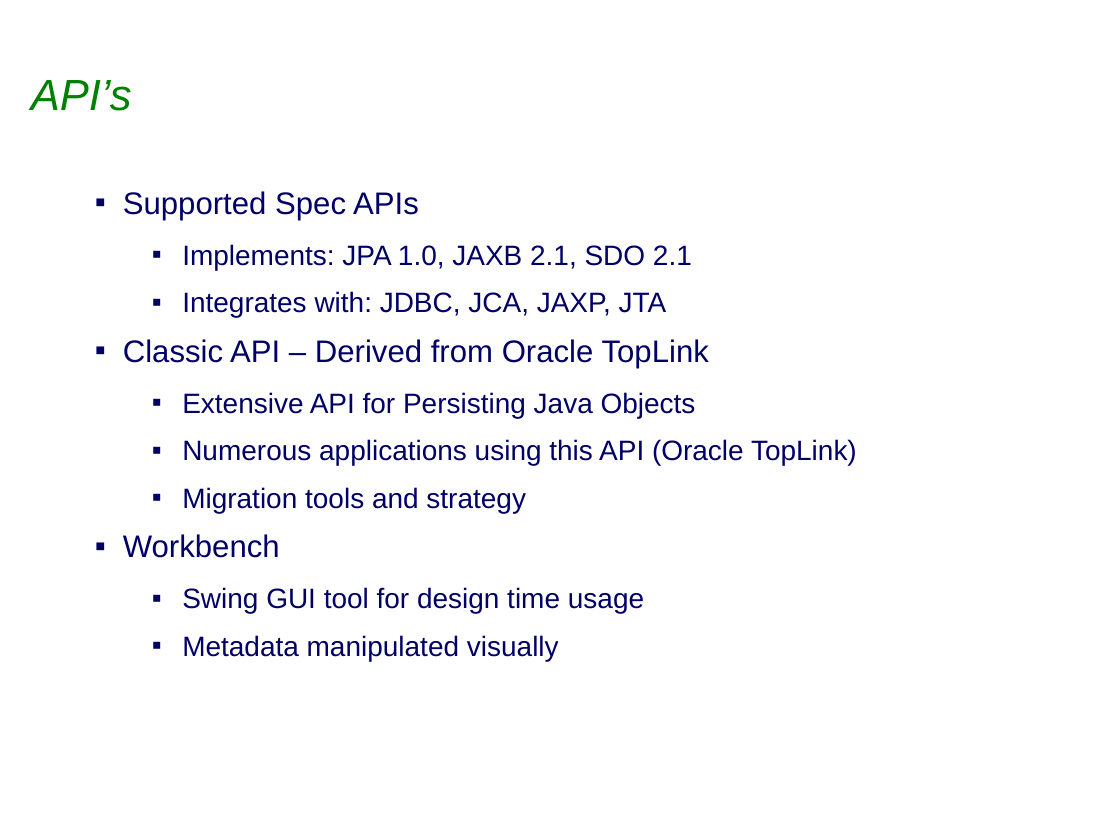
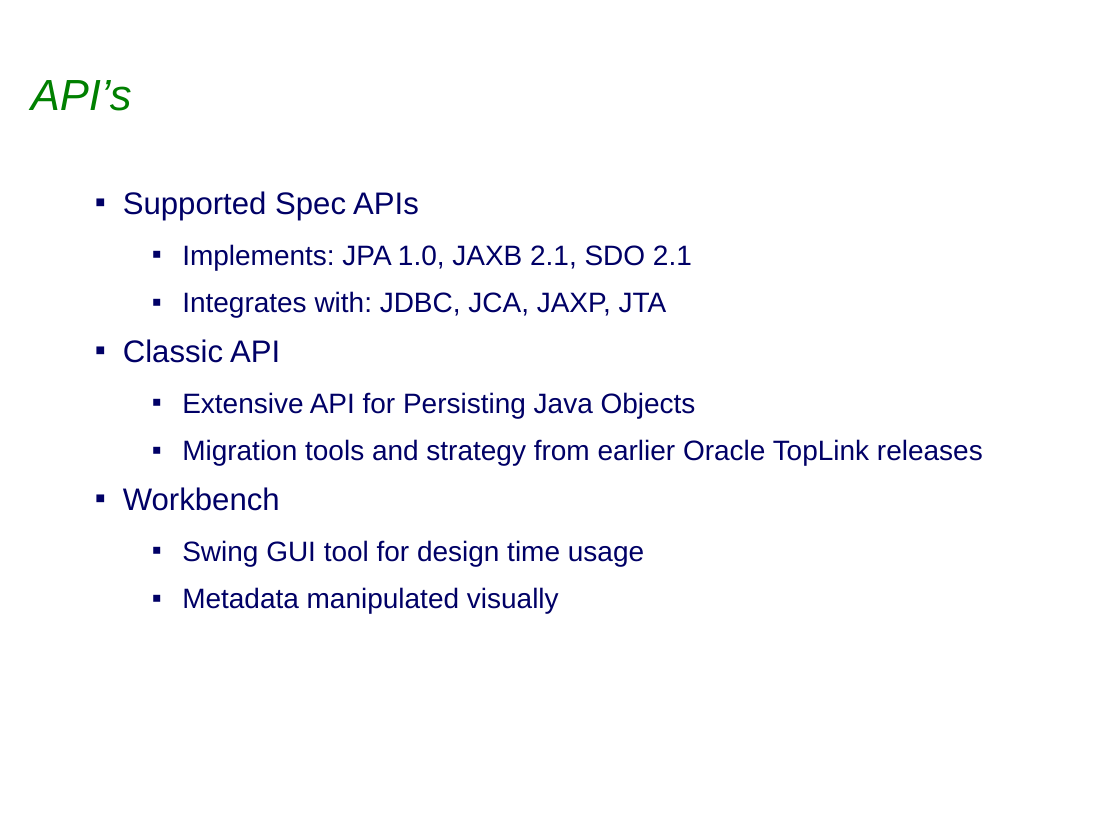
Before and after one commit to eclipse-ee4j/eclipselink, a slide deck: slide 15 of project-admin/Graduation_Release_Review.ppt (slide 16 before the commit). Drawn at 1120x840 pixels with LibreOffice and Linux fonts; fonts in the diff are those of the drawing; background and template pictures are left out. Boxes give left, top, right and bottom in pixels: in the first picture for what was removed or moved away, otherwise in the second. Text is boxed around its words. In the diff, an @@ line names an element or a change of style, - is before the commit and + after.

Commit message:
Updated Graduation_Release_Review.ppt and pdf removing DBWS functionality from 1.0 release

```diff
--- a/project-admin/Graduation_Release_Review.ppt
+++ b/project-admin/Graduation_Release_Review.ppt
@@ text at (123, 339, 280, 363): text changed @@
-▪ Classic API – Derived from Oracle TopLink
+▪ Classic API
@@ text at (182, 439, 983, 465): text changed @@
-  ▪ Numerous applications using this API (Oracle TopLink)
-  ▪ Migration tools and strategy
+  ▪ Migration tools and strategy from earlier Oracle TopLink releases
```
Also in this commit, not shown: 4 other slides changed, 1 slide removed, 1 other file.
